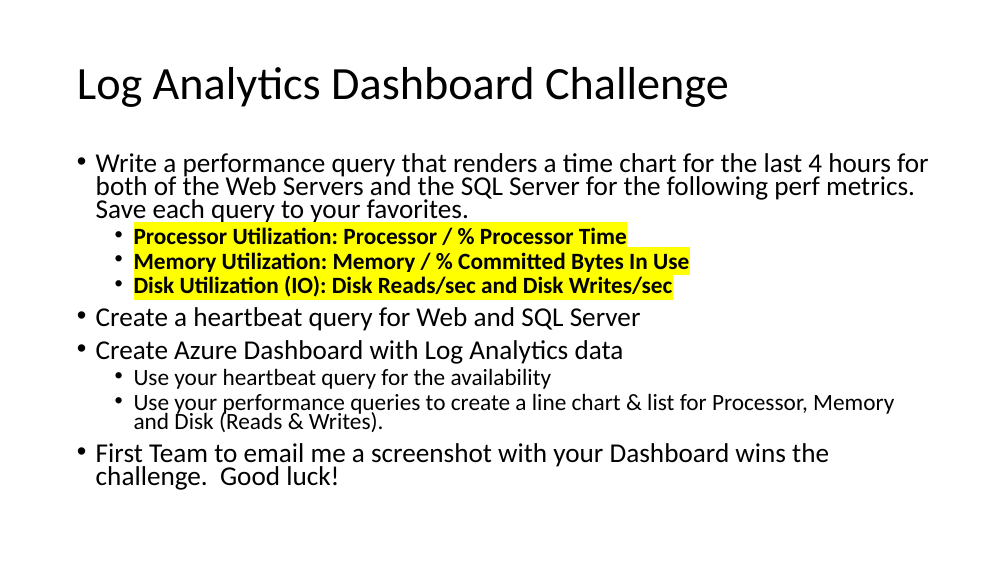
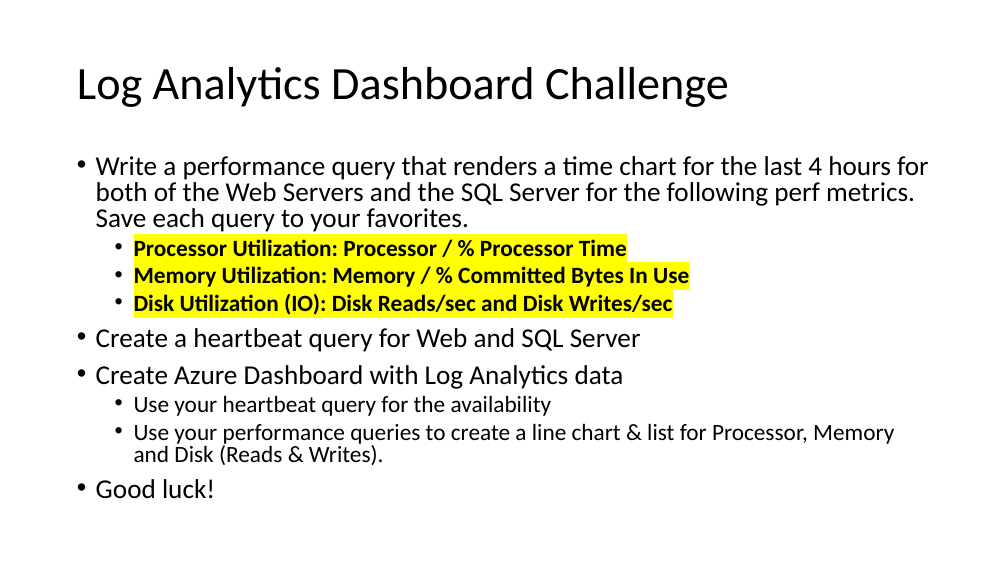
Before and after one commit to maxserg/AzureMonitoringWorkshop, a slide deck: slide 8 of Student/Guides/Challenges.pptx. Drawn at 1008x567 pixels with LibreOffice and Linux fonts; fonts in the diff are those of the drawing. Boxes give left, top, right and bottom in pixels: in the first picture for what was removed or moved away, otherwise in the second. Text is boxed around its words. In the diff, an @@ line names an element or a change of style, - is before the commit and + after.

```diff
--- a/Student/Guides/Challenges.pptx
+++ b/Student/Guides/Challenges.pptx
@@ text at (96, 156, 929, 465): line spacing 0.7 to 0.8 @@
@@ text at (96, 479, 215, 499): text changed @@
-• First Team to email me a screenshot with your Dashboard wins the challenge. Good luck!
+• Good luck!
```
Also in this commit, not shown: 3 other slides changed.
